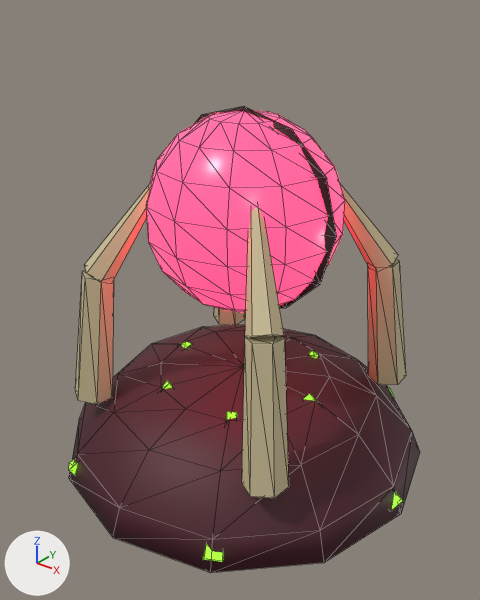
An edit to the glTF model godot/assets/models/hive_core.glb, drawn before and after from the same camera.
Camera for both pictures: a 50 mm lens placed at (1.65, -2.1, 2.04), pointed at (0.03, -0.06, 0.78). Arrows for +X, +Y and +Z are at lower left; the lights stay in place. The older version comes first. Mesh edges are drawn as thin lines. Vertices at exactly the same position are counted once.

The first picture shows 'hive_core'.
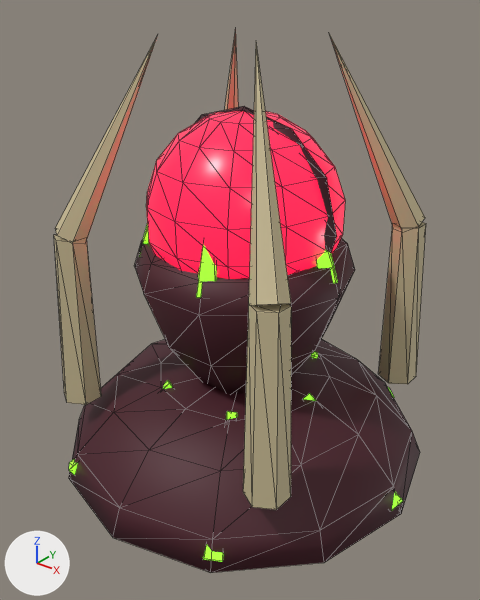
What differs and where, as boxes [x1, y1, x2, y2] in the pictures (480 x 600 px):
'hive_core', recoloured, surface changed, reshaped (16% taller)
    before: [69, 106, 420, 573]
    after: [54, 29, 426, 573]
part 1 of me_hive_core, rebuilt (20% wider, 27% taller)
    before: [75, 270, 114, 404]
    after: [54, 234, 101, 405]
part 2 of me_hive_core, rebuilt (not visible afterwards)
    before: [214, 307, 245, 325]
part 3 of me_hive_core, rebuilt (26% wider, 28% taller)
    before: [368, 259, 406, 385]
    after: [378, 222, 426, 384]
part 4 of me_hive_core, rebuilt (27% taller)
    before: [242, 336, 289, 498]
    after: [243, 304, 291, 510]
part 5 of me_hive_core, built on
    before: [85, 182, 398, 339]
    after: [55, 29, 425, 394]

Patch to the scene script:
```diff
--- a/godot/assets/models/hive_core.glb.py
+++ b/godot/assets/models/hive_core.glb.py
@@ mat_core_glow @@
 mat_core_glow.roughness = 0.3
-mat_core_glow.emission_color = (1.0, 0.0331, 0.0908)  # red #ff3355
-mat_core_glow.emission_strength = 3.0
+mat_core_glow.emission_color = (1.0, 0.0102, 0.0616)  # red #ff1a46
+mat_core_glow.emission_strength = 1.099
@@ me_hive_core @@
 # used by ob_hive_core; location = (0.0, 0.0, 0.0)
-me_hive_core.from_pydata(...)  # 313 vertices, 558 faces; spans x -0.85..0.85, y -0.85..0.85, z -0.01..1.59
+me_hive_core.from_pydata(...)  # 393 vertices, 694 faces; spans x -0.85..0.85, y -0.85..0.85, z -0.01..1.85
+# me_hive_core part 1: the loose piece of 12 vertices spanning x -0.57..-0.38, y -0.58..-0.37, z 0.29..0.91 is rebuilt with 12 vertices and now spans x -0.61..-0.45, y -0.62..-0.44, z 0.3..1.08
+# me_hive_core part 2: the loose piece of 12 vertices spanning x -0.57..-0.38, y 0.37..0.58, z 0.29..0.91 is rebuilt with 12 vertices and now spans x -0.61..-0.45, y 0.44..0.62, z 0.3..1.08
+# me_hive_core part 3: the loose piece of 12 vertices spanning x 0.38..0.57, y 0.37..0.58, z 0.29..0.91 is rebuilt with 12 vertices and now spans x 0.45..0.61, y 0.44..0.62, z 0.3..1.08
+# me_hive_core part 4: the loose piece of 12 vertices spanning x 0.38..0.57, y -0.58..-0.37, z 0.29..0.91 is rebuilt with 12 vertices and now spans x 0.45..0.61, y -0.62..-0.44, z 0.3..1.08
+# me_hive_core part 5
+# 28 vertices are removed from x -0.5..0.5, y -0.51..0.51, z 0.86..1.5
+# 40 faces are deleted
+# 108 vertices are added at x -0.57..0.57, y -0.58..0.58, z 0.36..1.85
+# 76 new faces join them, mat_core_flesh (dark red #4a1a26)
+# 60 new faces join them, mat_sick (green #6fd820, glowing green #84ff28)
+# 40 new faces join them, mat_bone (beige #cbbd96)
 me_hive_core.materials.append(mat_core_flesh)
```
